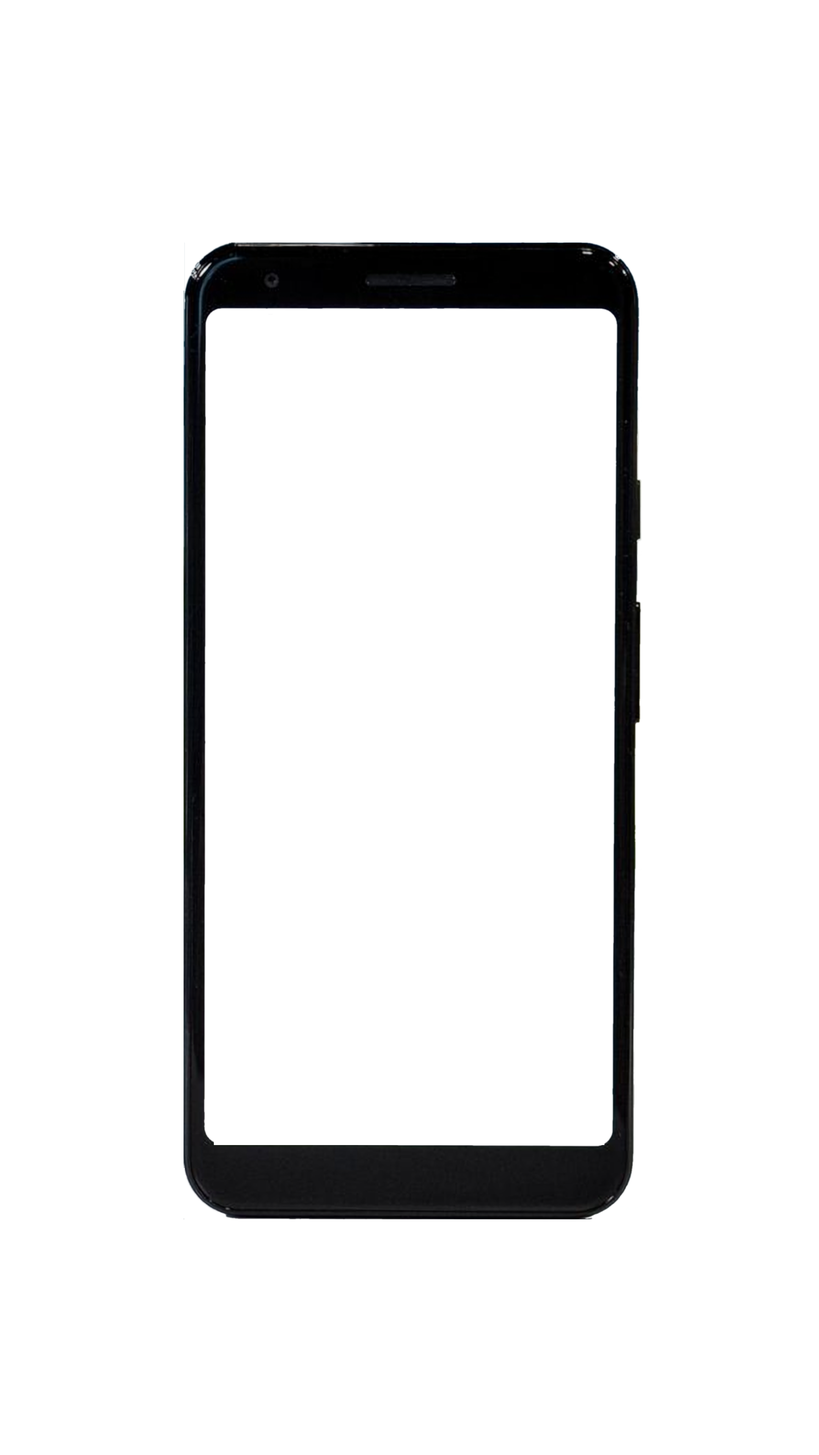
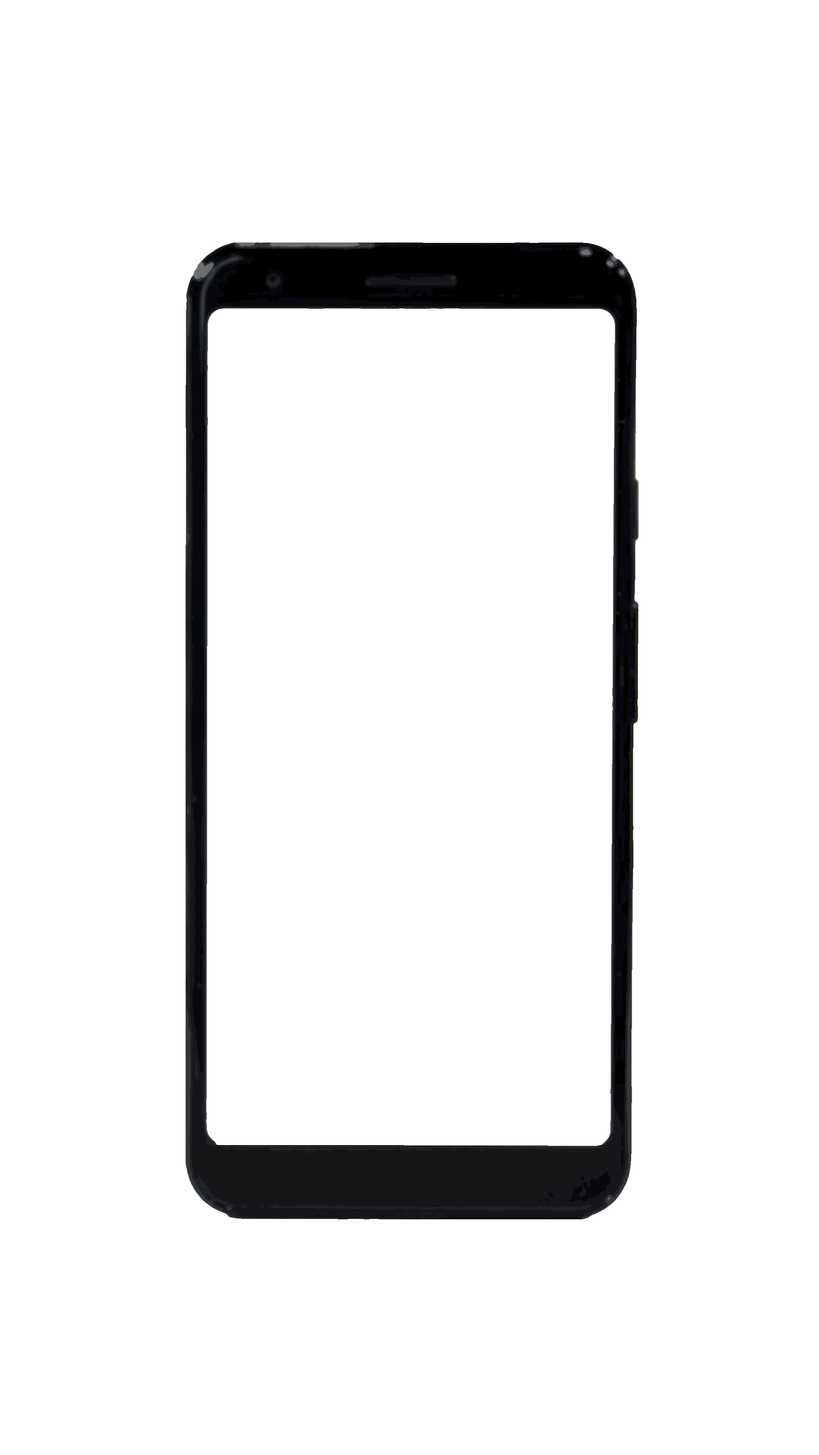
Layered file, before and after one edit (819×1455). Changes by layer:
painted on "layer #1" over [183, 242, 642, 1220]
